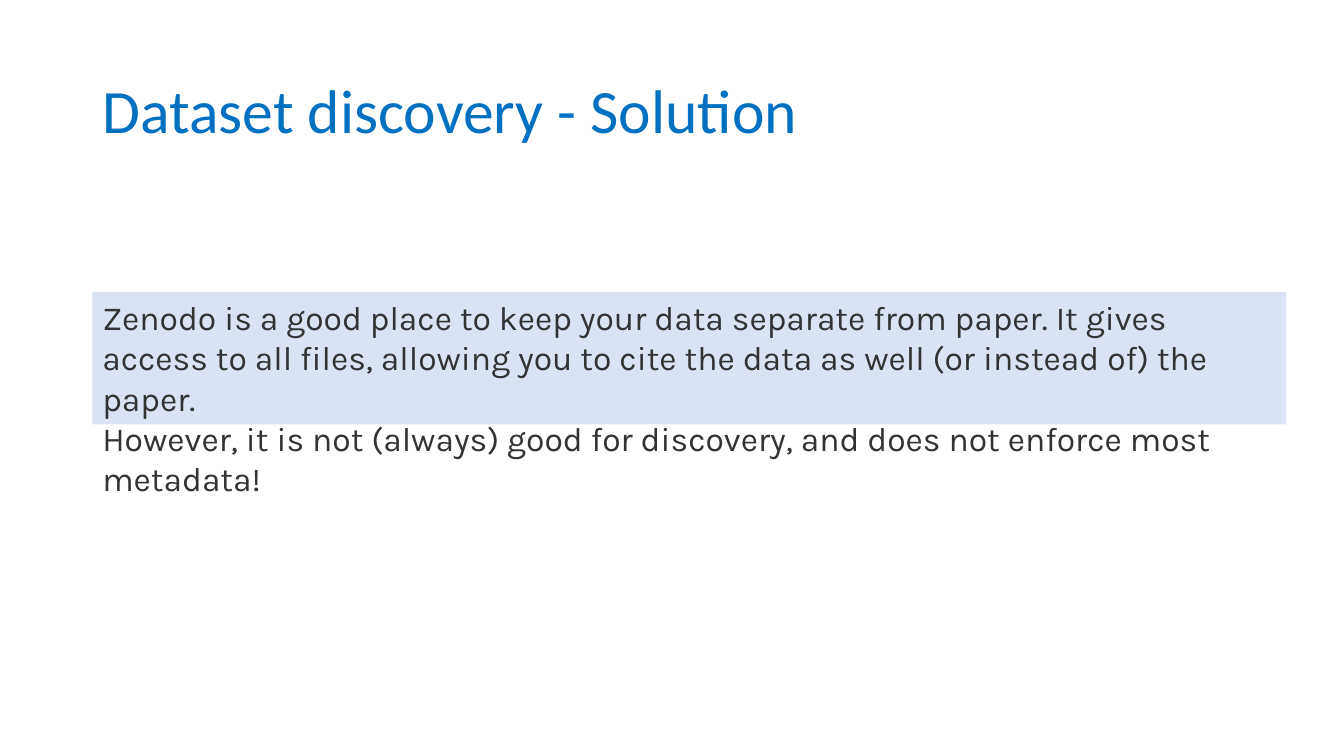
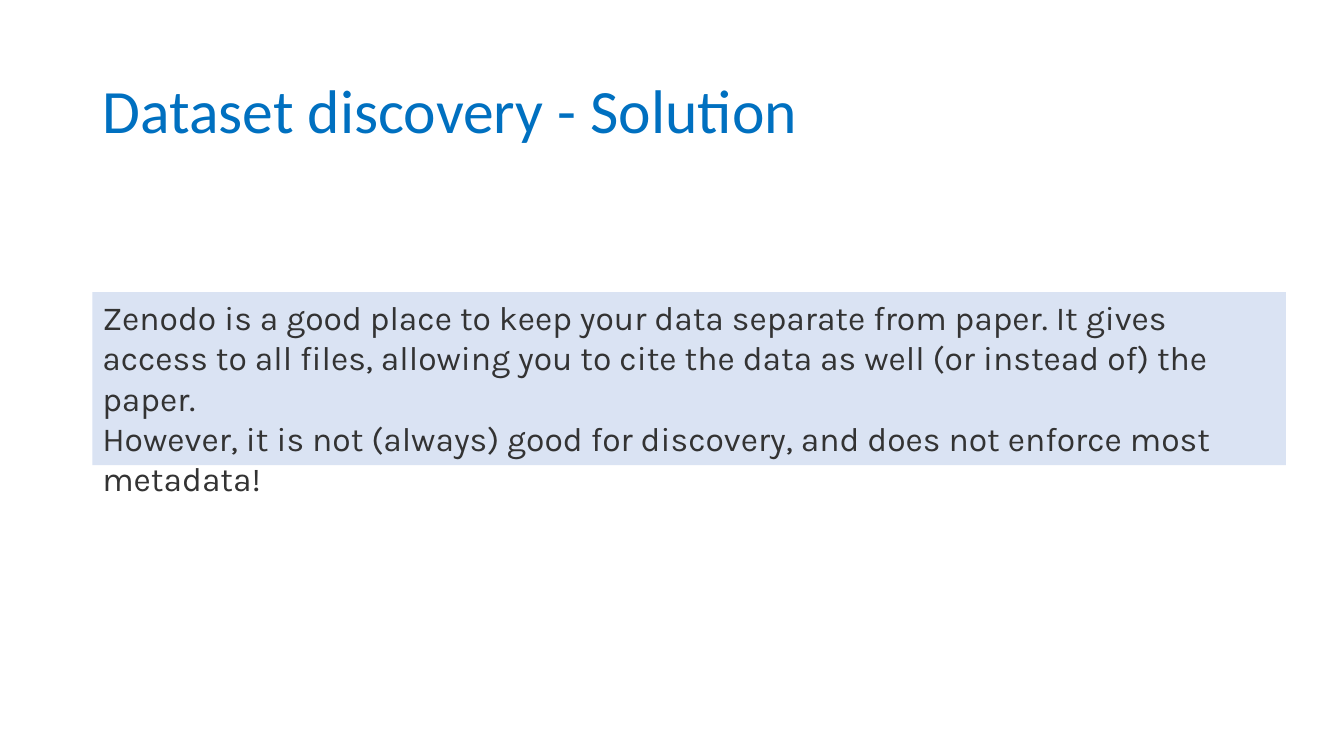
Before and after one commit to carpentries-incubator/fair-bio-practice, a slide deck: slide 13 of instructors/13-Repositories_v3.0.pptx. Drawn at 1344x756 pixels with LibreOffice and Linux fonts; fonts in the diff are those of the drawing; background and template pictures are left out. Boxes give left, top, right and bottom in pixels: in the first picture for what was removed or moved away, otherwise in the second. Text is boxed around its words. In the diff, an @@ line names an element or a change of style, - is before the commit and + after.

```diff
--- a/instructors/13-Repositories_v3.0.pptx
+++ b/instructors/13-Repositories_v3.0.pptx
@@ rectangle "Zenodo is a good place ...": place and size @@
-rectangle "Zenodo is a good place ..." at bbox=[93, 292, 1287, 424]
+rectangle "Zenodo is a good place ..." at bbox=[93, 292, 1287, 466]
```
Also in this commit, not shown: 3 other slides changed, 3 other files.
